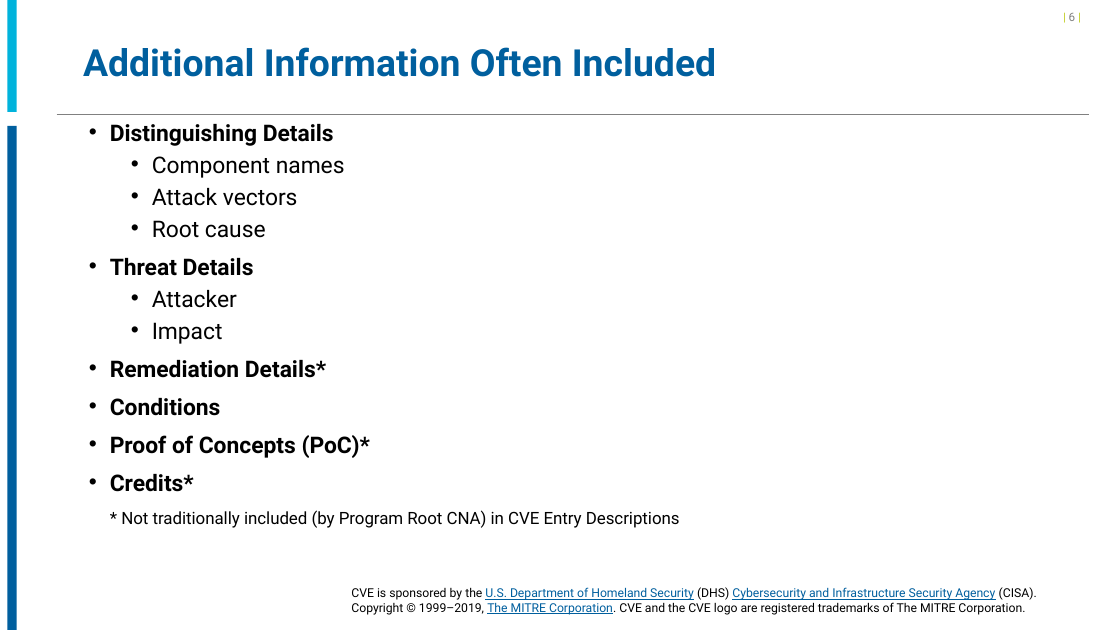
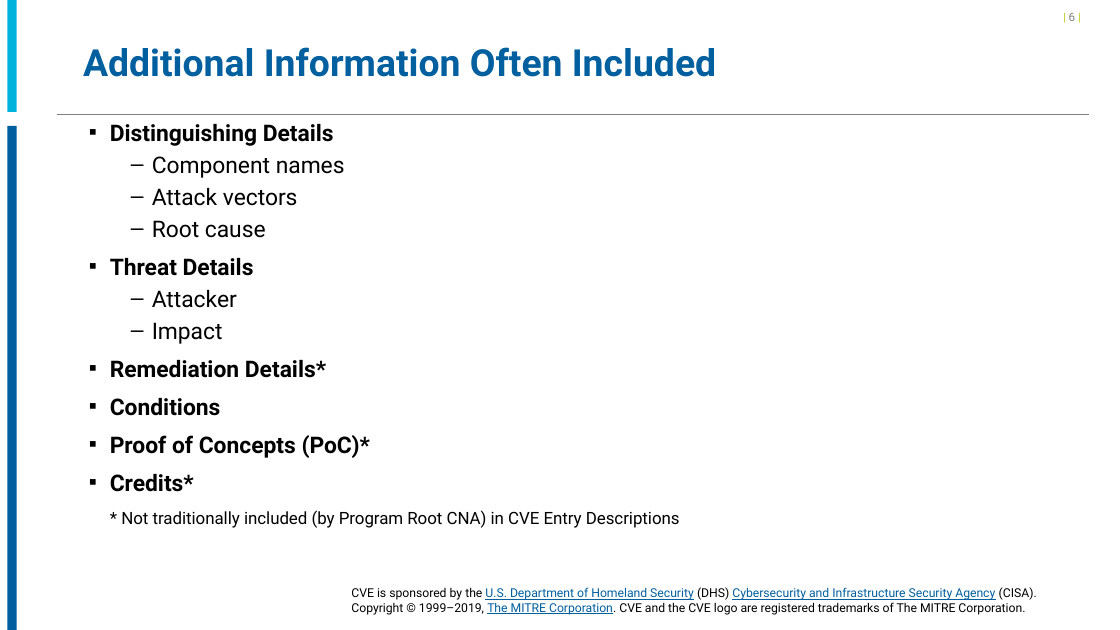
Before and after one commit to CVEProject/cveproject.github.io, a slide deck: slide 6 of docs/cna/CVE_Entry_Creation.pptx. Drawn at 1120x630 pixels with LibreOffice and Linux fonts; fonts in the diff are those of the drawing; background and template pictures are left out. Boxes give left, top, right and bottom in pixels: in the first picture for what was removed or moved away, otherwise in the second. Text is boxed around its words. In the diff, an @@ line names an element or a change of style, - is before the commit and + after.

```diff
--- a/docs/cna/CVE_Entry_Creation.pptx
+++ b/docs/cna/CVE_Entry_Creation.pptx
@@ text at box(110, 124, 371, 492): bullet • to ▪; bullet • to – @@
```
Also in this commit, not shown: 18 other slides changed.
